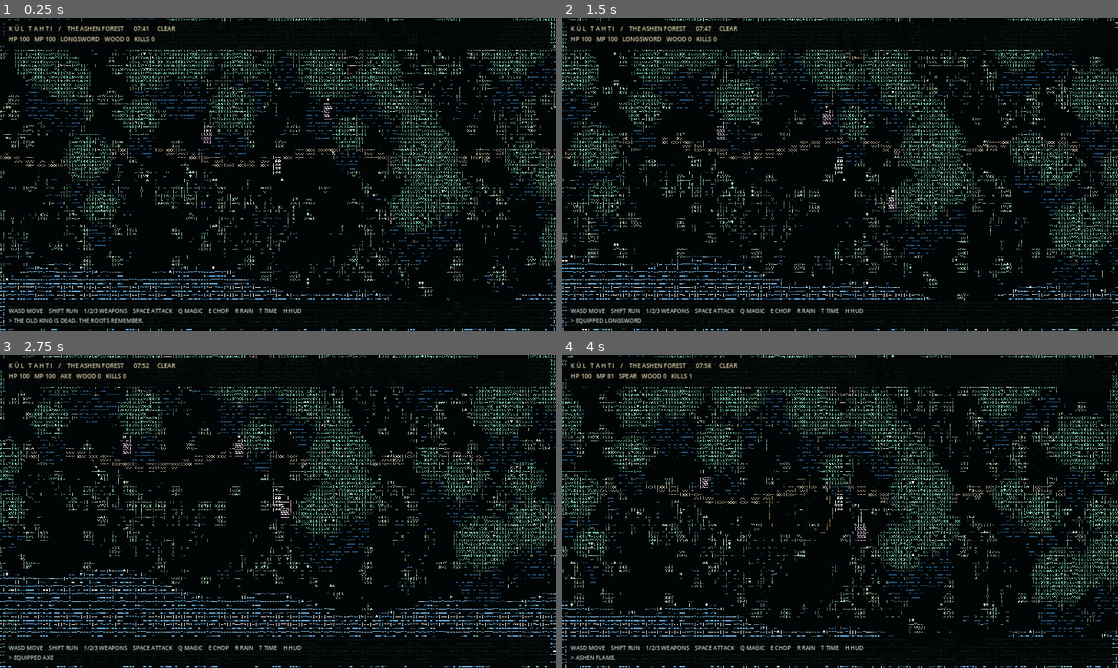
Above: before the commit, frames 1-4 (two rows, left to right).
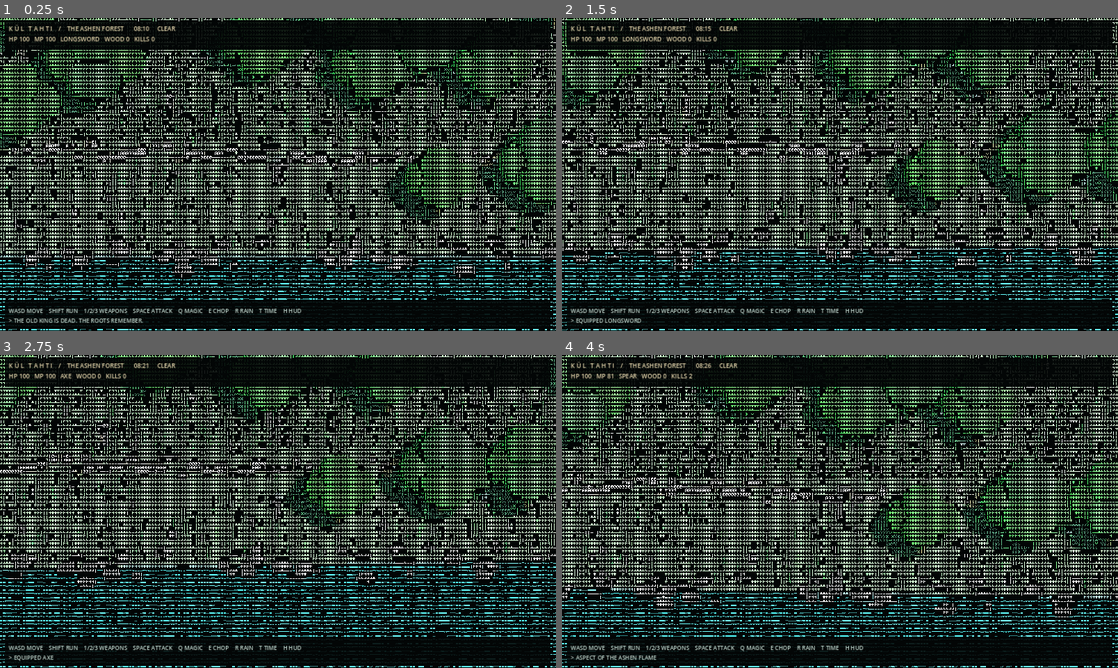
Above: after the commit, the same moments.

Repository: furkhans4o4-create/KUL-TAHTI
Game: Godot game, scene res://scenes/main.tscn
The game is run twice, just before and just after one commit, with the same random seed, the same clock (stepped at 60 frames per second) and the same inputs.
Inputs:
- Up to frame 1 (0.25 s): no input
- Up to frame 2 (1.5 s): tap Enter at 0.5 s; hold D 0.53-1.28 s; hold Shift 0.53-1.28 s; tap Space at 0.77 s; hold S from 1.28 s (still down); tap 1 at 1.35 s
- Up to frame 3 (2.75 s): tap Space at 1.52 s; release S at 2.03 s; hold D from 2.03 s (still down); tap 2 at 2.1 s
- Up to frame 4 (4 s): release D at 2.78 s; hold W 2.78-3.53 s; tap 3 at 2.85 s; tap Space at 3.02, 3.77 s; hold A from 3.53 s (still down); tap Q at 3.6 s

The runs differ from the first frame. In frame 1, 23% of the frame differs, in the area x 0-100%, y 0-100%; in frame 2, 22%; in frame 3, 22%; in frame 4, 23%.

Commit message:
Wire staged ASCII renderer to dimensional Godot forest

Diff:
--- a/scripts/main.gd
+++ b/scripts/main.gd
@@ -1,10 +1,10 @@
 extends Control
 
-const FOREST = preload("res://scripts/forest.gd")
+const FOREST = preload("res://scripts/forest3d.gd")
 const ASCII = preload("res://shaders/ascii.gdshader")
 const FONT_ATLAS = preload("res://scripts/glyph_atlas.gd")
 var viewport: SubViewport
-var forest: Node2D
+var forest: Node3D
 var screen: TextureRect
 var top_label: Label
 var bottom_label: Label
@@ -17,7 +17,7 @@
     viewport = SubViewport.new()
     viewport.name = "WorldViewport"
     viewport.size = Vector2i(1280,720)
-    viewport.disable_3d = true
+    viewport.disable_3d = false
     viewport.render_target_update_mode = SubViewport.UPDATE_ALWAYS
     add_child(viewport)
     forest = FOREST.new()
